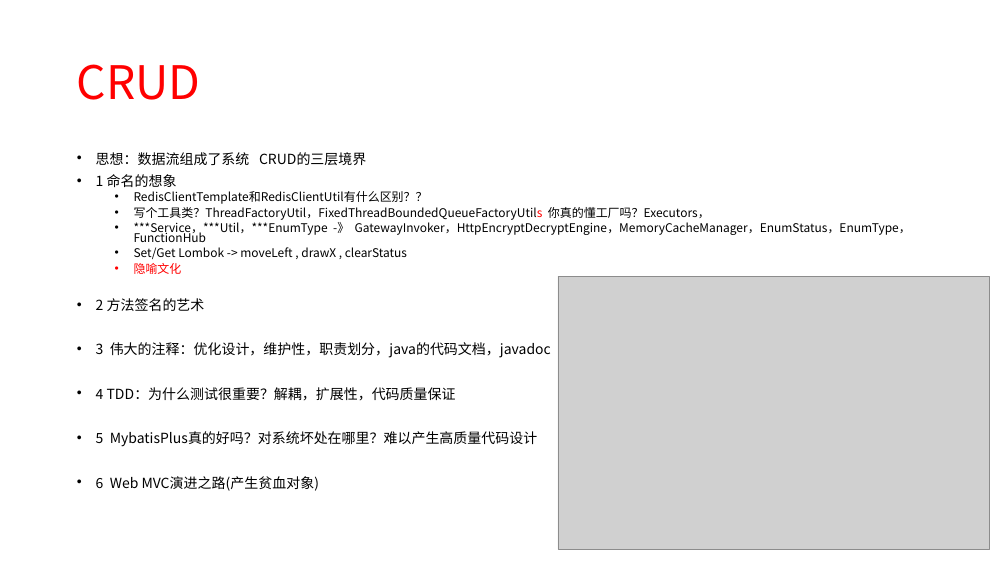
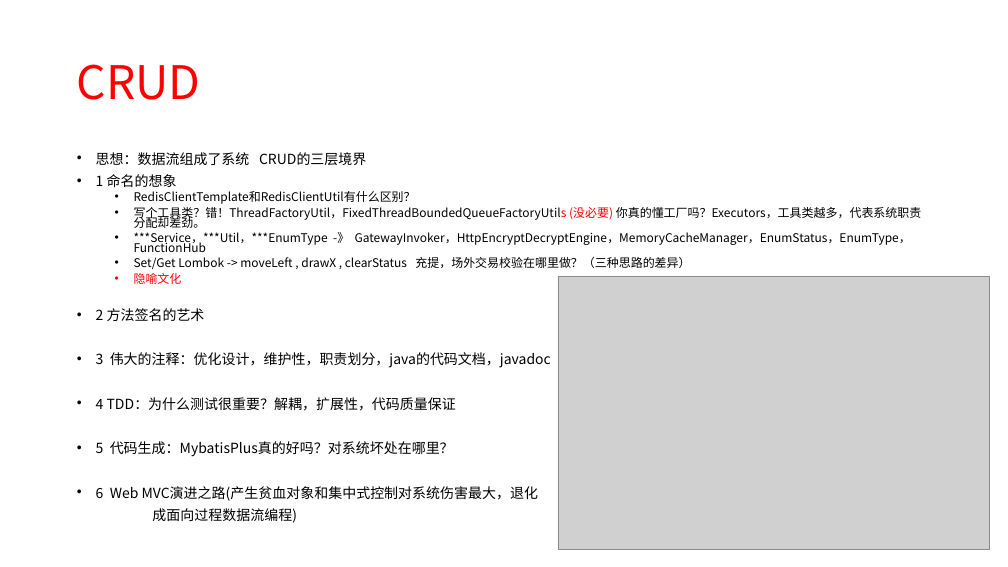
Before and after one commit to xiaozhiliaoo/my-slides, a slide deck: slide 7 of prepare/从crud, pattern, ooad到ddd-软件设计启示.pptx (slide 5 before the commit). Drawn at 1008x567 pixels with LibreOffice and Linux fonts; fonts in the diff are those of the drawing; grey boxes stand for pictures. Boxes give left, top, right and bottom in pixels: in the first picture for what was removed or moved away, otherwise in the second. Text is boxed around its words. In the diff, an @@ line names an element or a change of style, - is before the commit and + after.

```diff
--- a/prepare/从crud, pattern, ooad到ddd-软件设计启示.pptx
+++ b/prepare/从crud, pattern, ooad到ddd-软件设计启示.pptx
@@ text at <box>134,191,921,228</box>: text changed @@
-  • RedisClientTemplate和RedisClientUtil有什么区别？？
-  • 写个工具类？ThreadFactoryUtil，FixedThreadBoundedQueueFactoryUtils 你真的懂工厂吗？Executors，
+  • RedisClientTemplate和RedisClientUtil有什么区别？
+  • 写个工具类？错！ThreadFactoryUtil，FixedThreadBoundedQueueFactoryUtils (没必要) 你真的懂工厂吗？Executors，工具类越多，代表系统职责分配却差劲。
@@ text at <box>134,257,690,269</box>: text changed @@
-  • Set/Get Lombok -> moveLeft , drawX , clearStatus
+  • Set/Get Lombok -> moveLeft , drawX , clearStatus 充提，场外交易校验在哪里做？（三种思路的差异）
@@ text at <box>96,441,539,523</box>: text changed @@
-• 5 MybatisPlus真的好吗？对系统坏处在哪里？难以产生高质量代码设计
-• 6 Web MVC演进之路(产生贫血对象)
+• 5 代码生成：MybatisPlus真的好吗？对系统坏处在哪里？
+• 6 Web MVC演进之路(产生贫血对象和集中式控制对系统伤害最大，退化
+成面向过程数据流编程)
```
Also in this commit, not shown: 27 other slides changed, 7 slides added, 1 slide removed, 9 other files.
